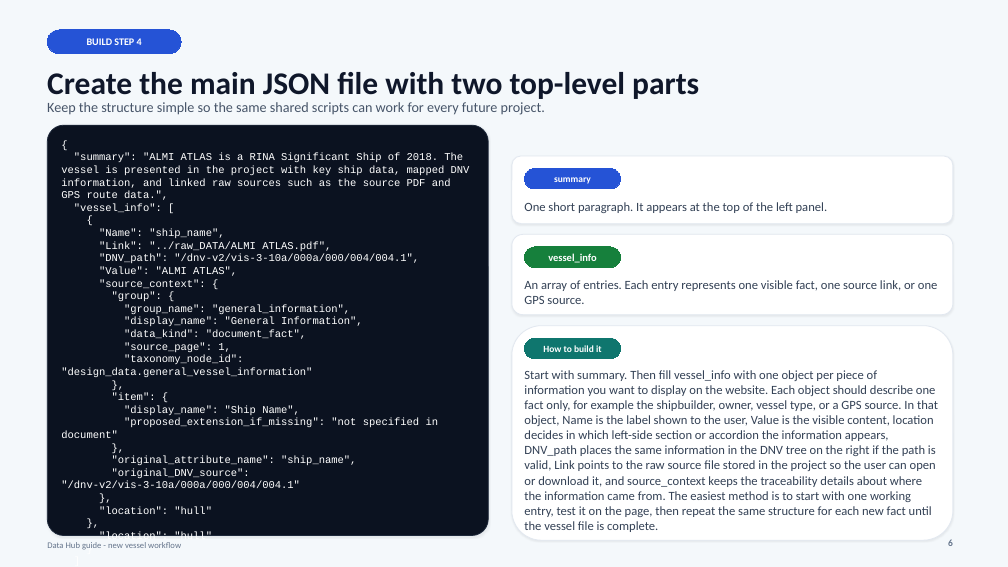
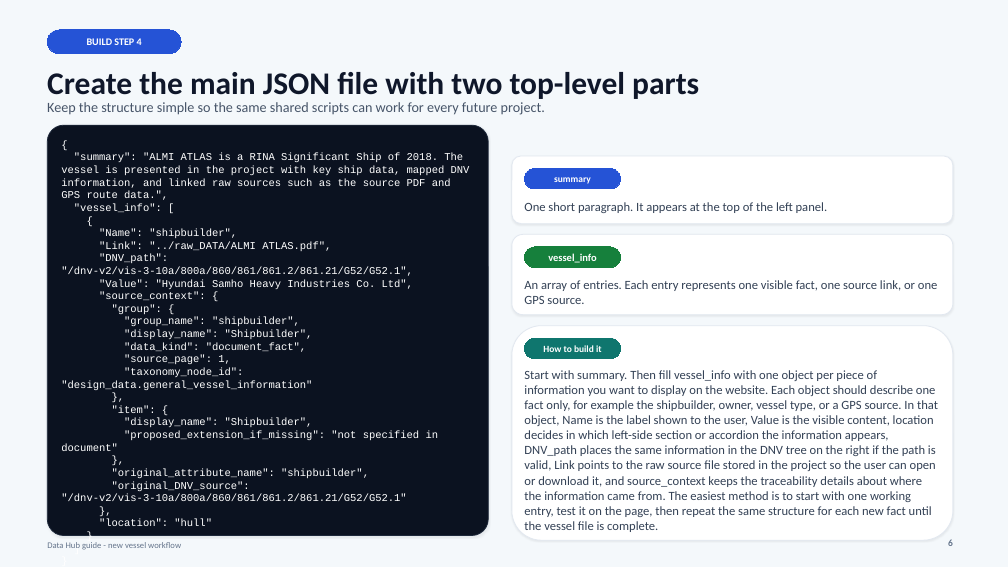
Before and after one commit to shiplab/datahub, a slide deck: slide 6 of datahub_new_project_guide.pptx. Drawn at 1008x567 pixels with LibreOffice and Linux fonts; fonts in the diff are those of the drawing. Boxes give left, top, right and bottom in pixels: in the first picture for what was removed or moved away, otherwise in the second. Text is boxed around its words. In the diff, an @@ line names an element or a change of style, - is before the commit and + after.

```diff
--- a/datahub_new_project_guide.pptx
+++ b/datahub_new_project_guide.pptx
@@ text at [99,229,237,238]: text changed @@
-"Name": "ship_name",
+"Name": "shipbuilder",
@@ text at [61,254,413,289]: text changed @@
-"DNV_path": "/dnv-v2/vis-3-10a/000a/000/004/004.1",
-"Value": "ALMI ATLAS",
+"DNV_path": "/dnv-v2/vis-3-10a/800a/860/861/861.2/861.21/G52/G52.1",
+"Value": "Hyundai Samho Heavy Industries Co. Ltd",
@@ text at [124,317,313,339]: text changed @@
-"group_name": "general_information",
-"display_name": "General Information",
+"group_name": "shipbuilder",
+"display_name": "Shipbuilder",
@@ text at [124,418,313,427]: text changed @@
-"display_name": "Ship Name",
+"display_name": "Shipbuilder",
@@ text at [61,469,406,501]: text changed @@
-"original_attribute_name": "ship_name",
-"original_DNV_source": "/dnv-v2/vis-3-10a/000a/000/004/004.1"
-},
-"location": "hull"
+"original_attribute_name": "shipbuilder",
+"original_DNV_source": "/dnv-v2/vis-3-10a/800a/860/861/861.2/861.21/G52/G52.1"
```
Also in this commit, not shown: 5 other slides changed.
